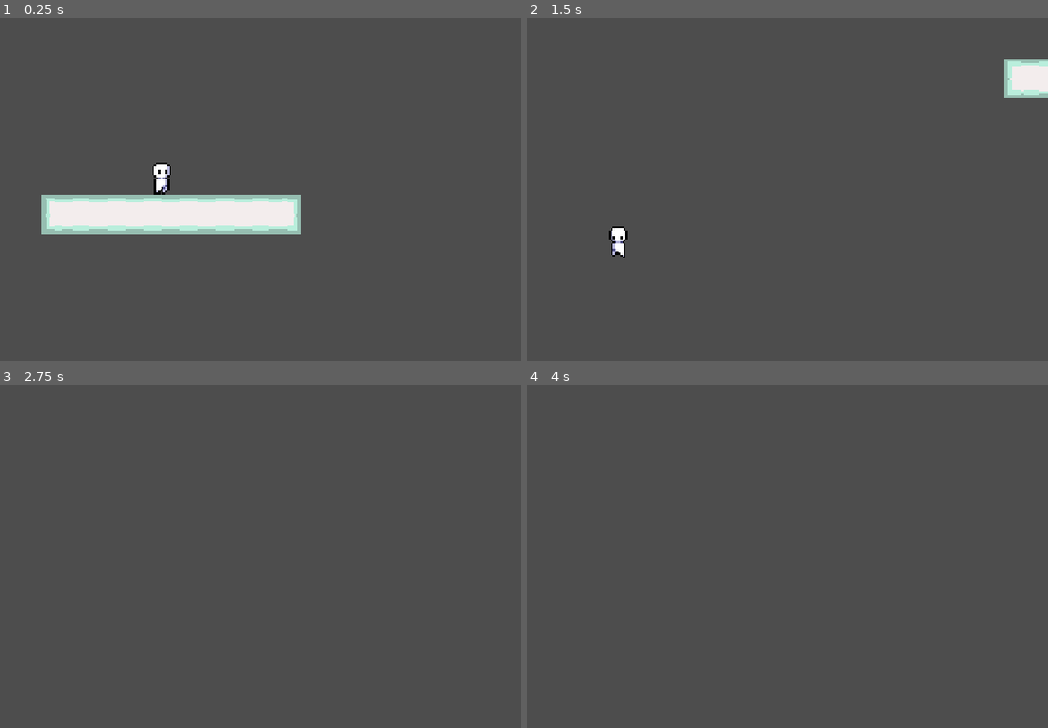
Above: before the commit, frames 1-4 (two rows, left to right).
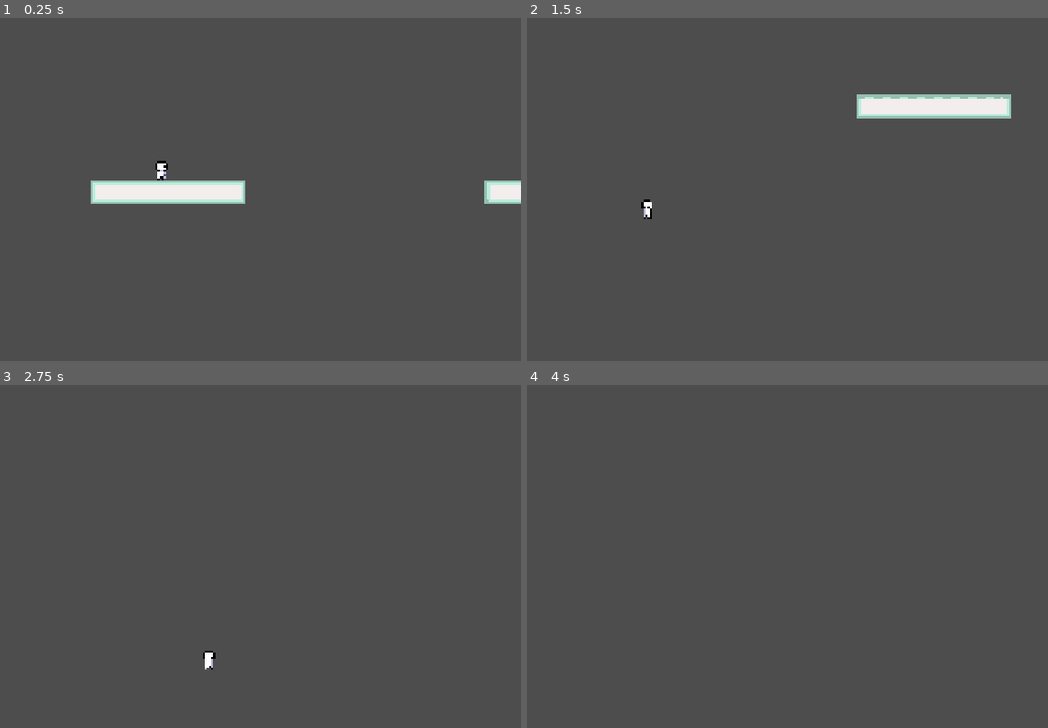
Above: after the commit, the same moments.

Repository: DanielPavlov175/Glitchy
Game: Godot game, scene res://scenes/main.tscn
Two runs of this game, one before a commit and one after it. Both use one fixed random seed, a clock stepped at 60 frames per second and the inputs below.
Inputs:
- Up to frame 1 (0.25 s): no input
- Up to frame 2 (1.5 s): hold A (move_right) from 0.53 s (still down); tap Shift (dash) at 0.6 s; tap Space (jump) at 0.77, 1.07 s; tap R (glitch) at 0.8, 1.35 s
- Up to frame 3 (2.75 s): tap Space (jump) at 1.52, 1.55, 1.82, 2.1 s; release A (move_right) at 2.03 s; hold D (move_left) from 2.03 s (still down); tap Shift (dash) at 2.3 s
- Up to frame 4 (4 s): release D (move_left) at 2.78 s; hold A (move_right) from 2.78 s (still down); tap Shift (dash) at 2.85 s; tap Space (jump) at 3.02, 3.32, 3.77, 3.8 s; tap R (glitch) at 3.05, 3.6 s

The runs differ from the first frame. In frame 1, 7.4% of the frame differs, in the area x 7-100%, y 41-64%; in frame 2, 3.4%; in frame 3, 0.1%; in frame 4, nothing differs.

Commit message:
Smoother physics

Diff:
--- a/glitchy/project.godot
+++ b/glitchy/project.godot
@@ -20,6 +20,8 @@
 
 [display]
 
+window/size/viewport_width=1920
+window/size/viewport_height=1080
 window/stretch/mode="canvas_items"
 window/stretch/aspect="expand"
 
@@ -53,6 +55,7 @@
 "deadzone": 0.2,
 "events": [Object(InputEventKey,"resource_local_to_scene":false,"resource_name":"","device":-1,"window_id":0,"alt_press …(193 unchanged characters)…
 , Object(InputEventJoypadButton,"resource_local_to_scene":false,"resource_name":"","device":-1,"button_index":2,"pressure":0.0,"pressed":true,"script":null)
+, Object(InputEventMouseButton,"resource_local_to_scene":false,"resource_name":"","device":-1,"window_id":0,"alt_pressed":false,"shift_pressed":false,"ctrl_pressed":false,"meta_pressed":false,"button_mask":2,"position":Vector2(620, 12),"global_position":Vector2(629, 60),"factor":1.0,"button_index":2,"canceled":false,"pressed":true,"double_click":false,"script":null)
 ]
 }
 
--- /dev/null
+++ b/glitchy/scenes/death_barrier.tscn
@@ -0,0 +1,11 @@
+[gd_scene format=3 uid="uid://25wa6os50kau"]
+
+[ext_resource type="Script" uid="uid://cnen8125wwfy4" path="res://scripts/death_barrier.gd" id="1_cg6e6"]
+
+[sub_resource type="WorldBoundaryShape2D" id="WorldBoundaryShape2D_g4v7s"]
+
+[node name="Node2D" type="Area2D" unique_id=1112243285]
+script = ExtResource("1_cg6e6")
+
+[node name="CollisionShape2D" type="CollisionShape2D" parent="." unique_id=1887070911]
+shape = SubResource("WorldBoundaryShape2D_g4v7s")
--- a/glitchy/scenes/player.tscn
+++ b/glitchy/scenes/player.tscn
@@ -124,7 +124,7 @@
 position_smoothing_enabled = true
 
 [node name="dash_length" type="Timer" parent="." unique_id=1327242160]
-wait_time = 0.1
+wait_time = 0.08
 one_shot = true
 
 [node name="dash_cooldown" type="Timer" parent="." unique_id=378914251]
--- /dev/null
+++ b/glitchy/scripts/death_barrier.gd
@@ -0,0 +1,9 @@
+extends Area2D
+
+#func _process(delta: float) -> void:
+	#if body_entered:
+		#manager.death_counter += 1
+func _on_body_entered(body: Node2D) -> void:
+	if body == CharacterBody2D:
+		manager.death_barrier
+		get_tree().reload_current_scene()
--- a/glitchy/scripts/manager.gd
+++ b/glitchy/scripts/manager.gd
@@ -1,4 +1,5 @@
 extends Node
+var death_counter := 0
 
 enum world
 {
--- a/glitchy/scripts/player.gd
+++ b/glitchy/scripts/player.gd
@@ -1,33 +1,34 @@
 extends CharacterBody2D
 
+const JUMP_VELOCITY = -600.0
+const DASH_MULTIPLIER = 5.0
 
-var SPEED = 600.0
-const JUMP_VELOCITY = -600.0
+var run_speed: float = 600.0
+var acceleration: float = 7500.0
+var braking: float = 10000.0
+
 @onready var dash_length: Timer = $dash_length
 @onready var dash_cooldown: Timer = $dash_cooldown
 @onready var player: CharacterBody2D = $"."
 @onready var animation: AnimatedSprite2D = $AnimatedSprite2D
 
+var current_movement_animation: String = ""
 
 # Dash function
 func dash():
 	dash_length.start()
 	dash_cooldown.start()
-	SPEED *= 5
-func _on_dash_length_timeout() -> void:
-	SPEED /= 5
 
 # Glitch (world change) function
 func glitch():
-	if manager.current_world==manager.world.city:
-		player.set_collision_mask_value(2,true)
-		player.set_collision_mask_value(1,false)
+	if manager.current_world == manager.world.city:
+		player.set_collision_mask_value(2, true)
+		player.set_collision_mask_value(1, false)
 		manager.current_world = manager.world.nature
-	elif  manager.current_world==manager.world.nature:
-		player.set_collision_mask_value(1,true)
-		player.set_collision_mask_value(2,false)
+	elif manager.current_world == manager.world.nature:
+		player.set_collision_mask_value(1, true)
+		player.set_collision_mask_value(2, false)
 		manager.current_world = manager.world.city
-
 
 
 func _physics_process(delta: float) -> void:
@@ -43,31 +44,42 @@
 	var direction := Input.get_axis("move_right", "move_left")
 
 	# Flip sprite depending on direction
-	if direction > 0:
-		animation.flip_h = false
-	elif direction < 0:
-		animation.flip_h = true
+	if direction != 0.0:
+		animation.flip_h = direction < 0.0
 
-	# Play idle, jump, moving animation
-	# !!!!! DASH ANIMATION DOESNT WORK PLEASE FIX LATER
-	if direction == 0 and is_on_floor():
-		animation.play("idle")
-	elif not is_on_floor():
-		animation.play("jump")
-	else:
-		animation.play("move")
-
-	if direction:
-		velocity.x = direction * SPEED
-	else:
-		velocity.x = move_toward(velocity.x, 0, SPEED)
-
-	# Handle dashing
 	if Input.is_action_just_pressed("dash") and dash_cooldown.is_stopped():
 		dash()
 
-	# Handle glitching (changing worlds)
+	update_horizontal_movement(direction, delta)
+
 	if Input.is_action_just_pressed("glitch"):
 		glitch()
 
 	move_and_slide()
+	update_animation()
+
+# Update the horizontal movement based on input and dash
+func update_horizontal_movement(direction: float, delta: float) -> void:
+	if not dash_length.is_stopped():
+		velocity.x = direction * run_speed * DASH_MULTIPLIER
+		return
+
+	# Drop back to regular speed as soon as the dash ends.
+	velocity.x = clampf(velocity.x, -run_speed, run_speed)
+
+	var target_speed := direction * run_speed
+	var rate := braking if direction == 0.0 else acceleration
+	velocity.x = move_toward(velocity.x, target_speed, rate * delta)
+
+# Update the animation based on the player's state
+func update_animation() -> void:
+	var next_animation: String = "idle"
+
+	if not is_on_floor():
+		next_animation = "jump"
+	elif absf(velocity.x) > 1.0:
+		next_animation = "move"
+
+	if next_animation != current_movement_animation:
+		animation.play(next_animation)
+		current_movement_animation = next_animation
Not shown, added: glitchy/scripts/death_barrier.gd.uid
